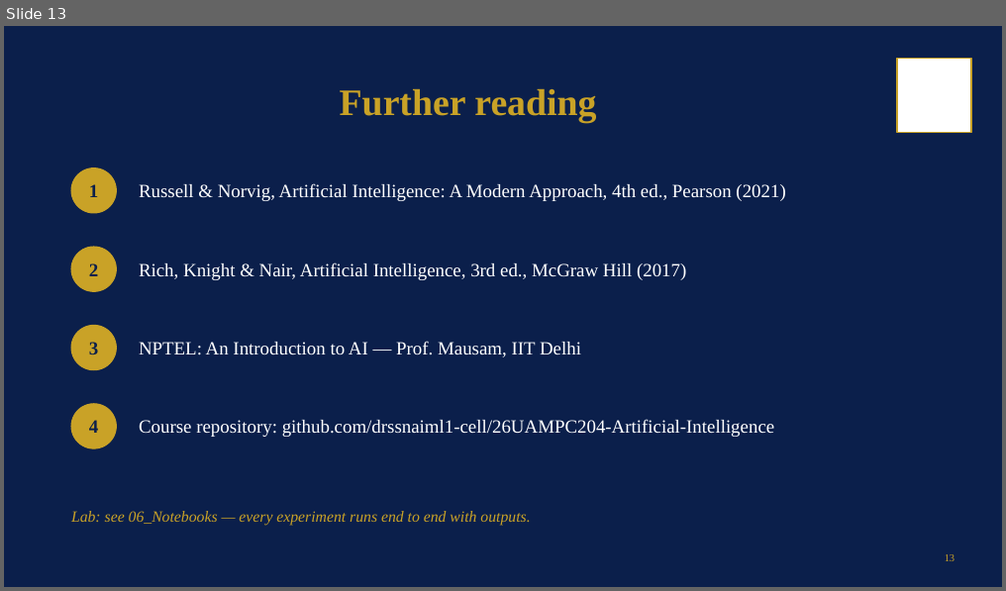
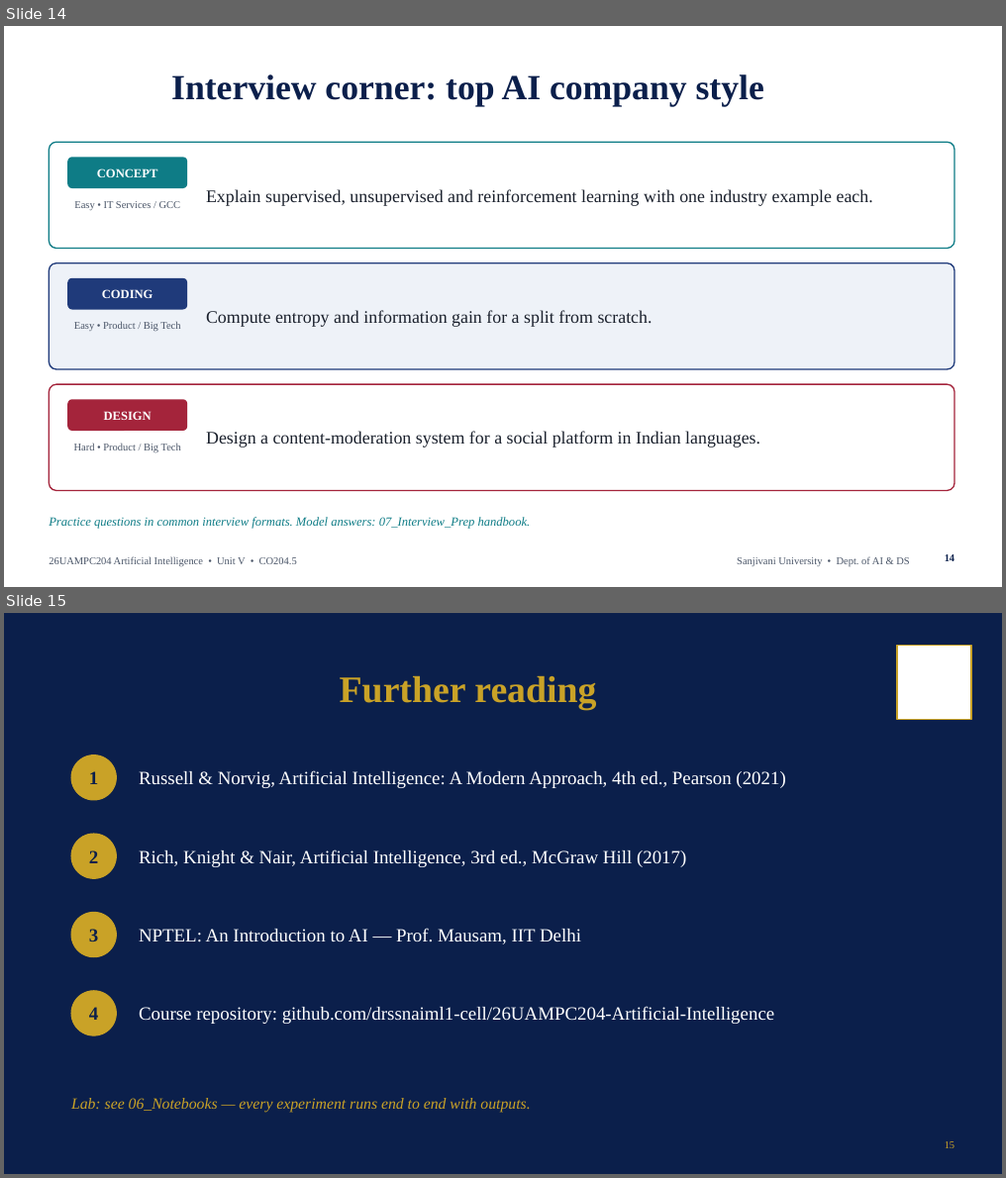
Before and after one commit to drssnaiml1-cell/26UAMPC204-Artificial-Intelligence, a slide deck: 02_PPT/Unit_5_AI_26UAMPC204.pptx. Shown one above the other, each under a label of ours: slide 13 before the commit, slides 14 and 15 after it. The pictures are 1006x591 and 1006x1178 pixels, drawn with LibreOffice and Linux fonts; fonts in the diff are those of the drawing; background and template pictures are left out. Boxes give left, top, right and bottom in pixels: in the first picture for what was removed or moved away, otherwise in the second. Text is boxed around its words. In the diff, an @@ line names an element or a change of style, - is before the commit and + after.

```diff
--- a/02_PPT/Unit_5_AI_26UAMPC204.pptx
+++ b/02_PPT/Unit_5_AI_26UAMPC204.pptx
@@ slide 14 added at box(4, 26, 1002, 587), background #FFFFFF @@
@@ title added at box(171, 75, 764, 107), 34 pt, text #0B1F4B, bold @@
+Interview corner: top AI company style
@@ rounded rectangle added at box(49, 142, 954, 249), fill #FFFFFF, outline #0E7C86 1.25 pt @@
@@ rounded rectangle added at box(67, 157, 187, 188), fill #0E7C86, 12 pt, text #FFFFFF, bold @@
+CONCEPT
@@ text added at box(74, 201, 181, 210), 10 pt, text #4A5568 @@
+Easy • IT Services / GCC
@@ text added at box(206, 189, 873, 206), 17 pt, text #1A202C @@
+Explain supervised, unsupervised and reinforcement learning with one industry example each.
@@ rounded rectangle added at box(49, 264, 954, 370), fill #EEF2F8, outline #1F3A7A 1.25 pt @@
@@ rounded rectangle added at box(67, 278, 187, 310), fill #1F3A7A, 12 pt, text #FFFFFF, bold @@
+CODING
@@ text added at box(74, 321, 180, 331), 10 pt, text #4A5568 @@
+Easy • Product / Big Tech
@@ text added at box(206, 310, 652, 327), 17 pt, text #1A202C @@
+Compute entropy and information gain for a split from scratch.
@@ rounded rectangle added at box(49, 384, 954, 491), fill #FFFFFF, outline #A4243B 1.25 pt @@
@@ rounded rectangle added at box(67, 399, 187, 431), fill #A4243B, 12 pt, text #FFFFFF, bold @@
+DESIGN
@@ text added at box(206, 431, 760, 448), 17 pt, text #1A202C @@
+Design a content-moderation system for a social platform in Indian languages.
@@ text added at box(74, 443, 181, 453), 10 pt, text #4A5568 @@
+Hard • Product / Big Tech
@@ text added at box(49, 517, 531, 529), 12 pt, text #0E7C86, italic @@
+Practice questions in common interview formats. Model answers: 07_Interview_Prep handbook.
@@ text added at box(49, 557, 297, 568), 10 pt, text #4A5568 @@
+26UAMPC204 Artificial Intelligence • Unit V • CO204.5
@@ text added at box(737, 557, 909, 568), 10 pt, text #4A5568 @@
+Sanjivani University • Dept. of AI & DS
@@ page number added at box(944, 555, 954, 562), 10 pt, text #0B1F4B, bold @@
+14
@@ what was slide 13 is now slide 15 @@
```
Also in this commit, not shown: 1 other slide added, 39 other files.
